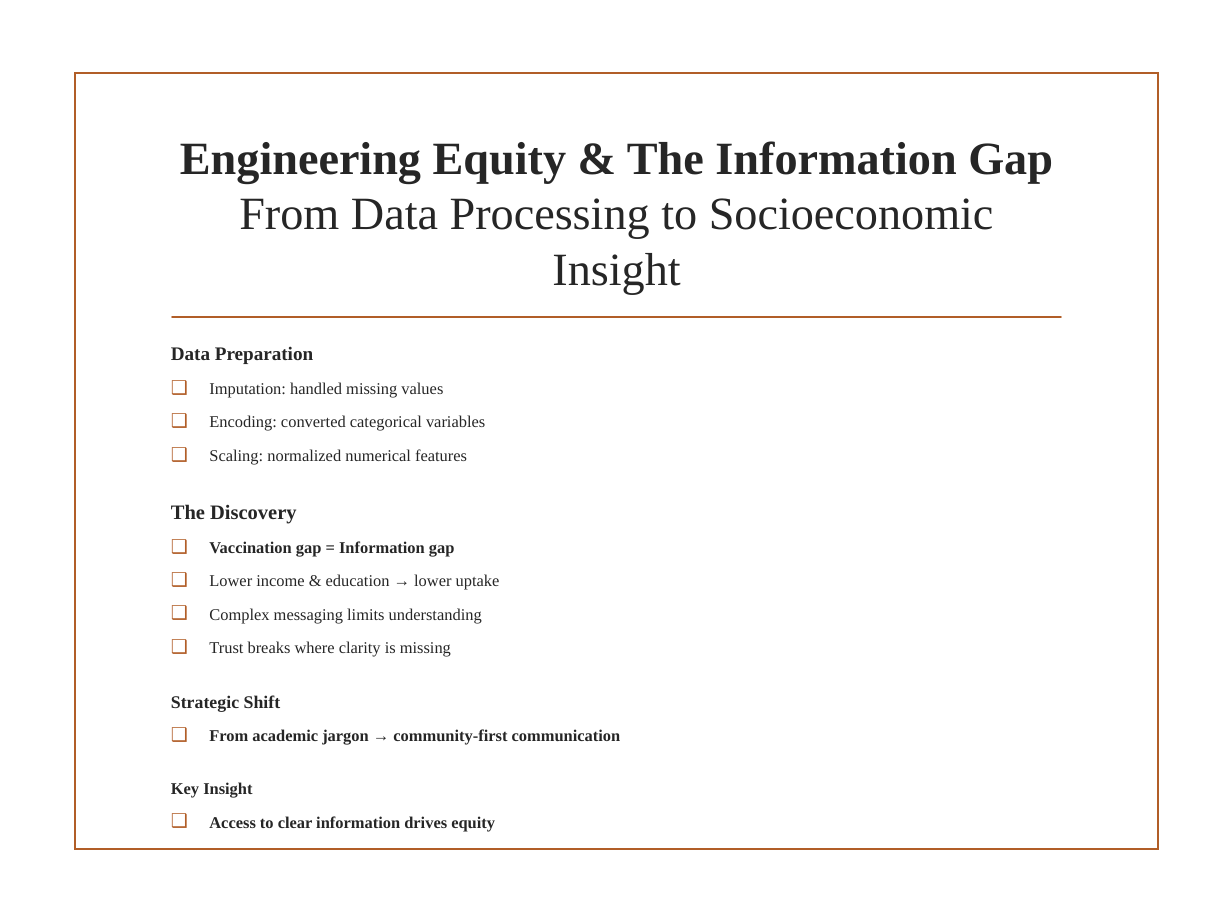
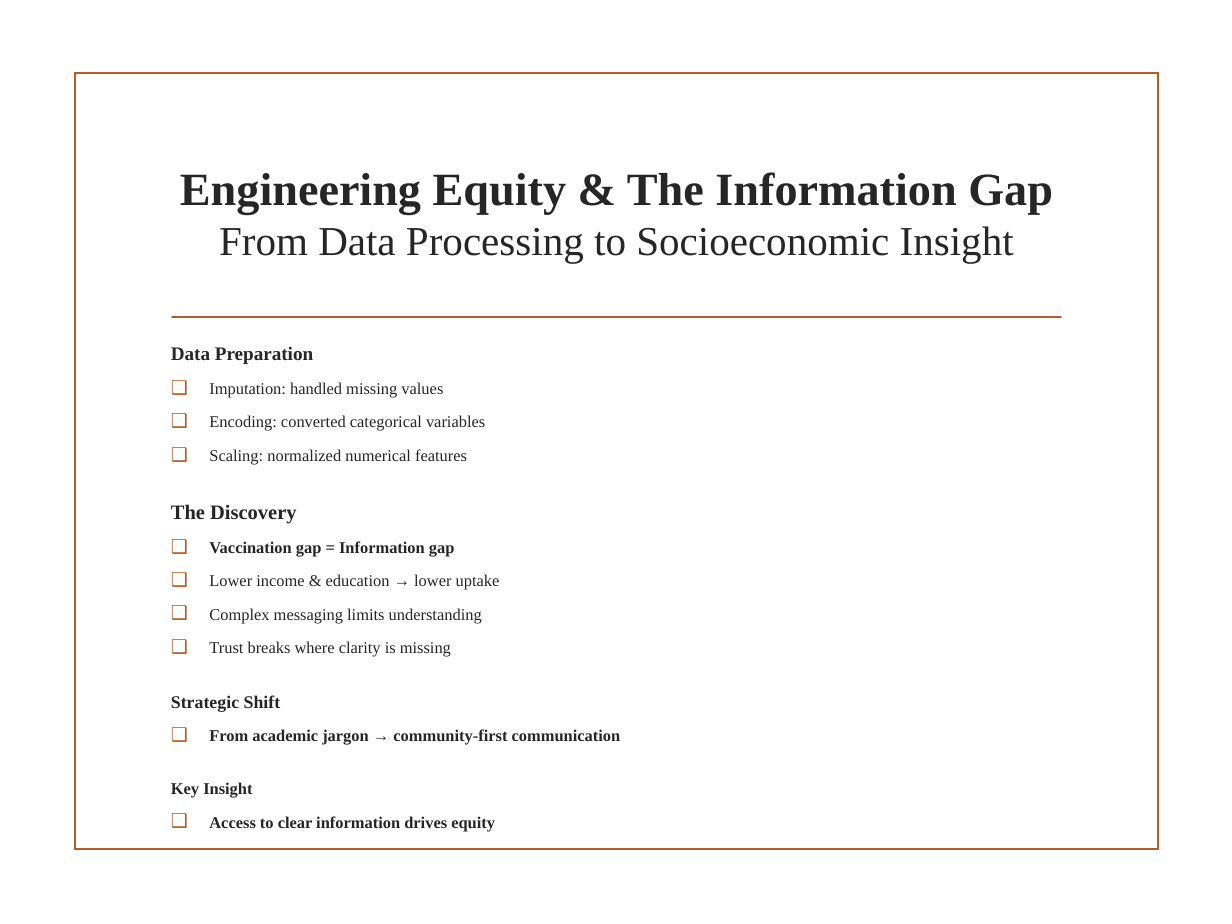
Before and after one commit to abelchol-ship-it/H1N1_2009_Vaccine_Predictive_Project_Abel_Aleu_Chol, a slide deck: slide 9 of PPTX_CSV_Files/H1N1_Vaccine_Predictive_Presentation_Abel_Aleu_Chol.pptx (slide 7 before the commit). Drawn at 1232x924 pixels with LibreOffice and Linux fonts; fonts in the diff are those of the drawing; background and template pictures are left out. Boxes give left, top, right and bottom in pixels: in the first picture for what was removed or moved away, otherwise in the second. Text is boxed around its words. In the diff, an @@ line names an element or a change of style, - is before the commit and + after.

```diff
--- a/PPTX_CSV_Files/H1N1_Vaccine_Predictive_Presentation_Abel_Aleu_Chol.pptx
+++ b/PPTX_CSV_Files/H1N1_Vaccine_Predictive_Presentation_Abel_Aleu_Chol.pptx
@@ title "Engineering Equity & The Information ..." at <box>180,172,1053,263</box>: size 27 to 24 pt in "From Data Processing to Socioeconomic Insight" @@
```
Also in this commit, not shown: 10 other slides changed, 2 slides added, 6 other files.
